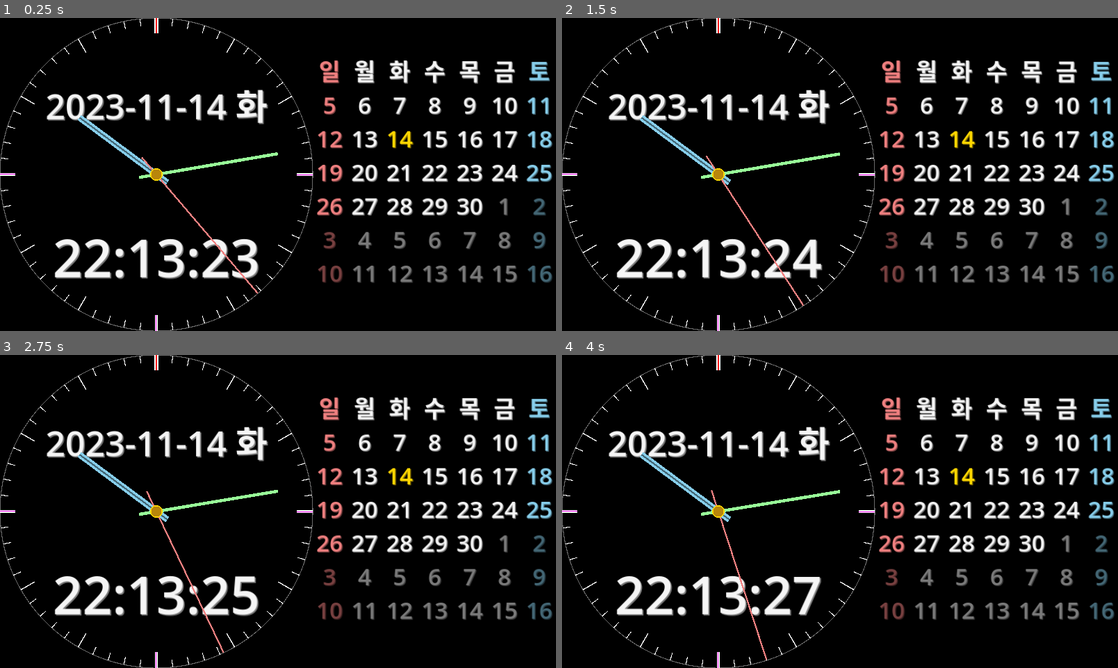
Above: before the commit, frames 1-4 (two rows, left to right).
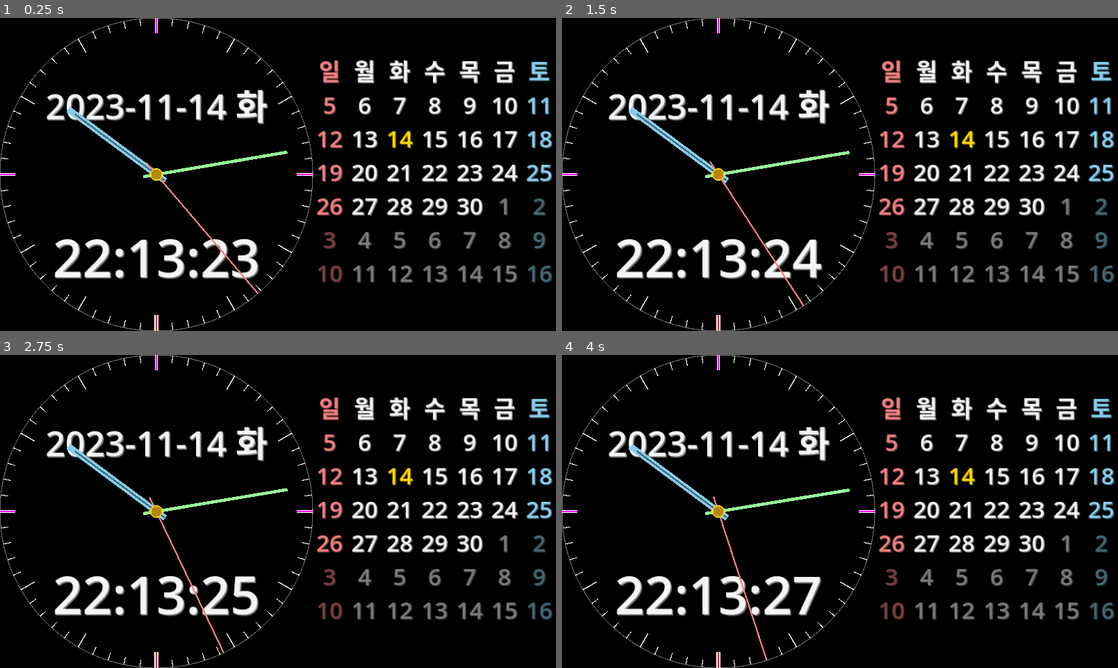
Above: after the commit, the same moments.

Repository: kasworld/gd4analogclockcal
Game: Godot game, scene res://main.tscn
The game is run twice, just before and just after one commit, with the same random seed, the same clock (stepped at 60 frames per second) and the same inputs.
Inputs:
- Up to frame 1 (0.25 s): no input
- Up to frame 2 (1.5 s): no input
- Up to frame 3 (2.75 s): no input
- Up to frame 4 (4 s): no input

The runs differ from the first frame. In frame 1, 0.2% of the frame differs, in the area x 0-57%, y 0-100%; in frame 2, 0.2%; in frame 3, 0.2%; in frame 4, 0.2%.

Commit message:
colorrect to line2d

Diff:
--- a/analog_clock.gd
+++ b/analog_clock.gd
@@ -2,10 +2,10 @@
 
 #var vp_size :Vector2
 var clock_R : float
-var HourHand :ColorRect
-var HourHand2 :ColorRect
-var MinuteHand :ColorRect
-var SecondHand :ColorRect
+var HourHand :Line2D
+var HourHand2 :Line2D
+var MinuteHand :Line2D
+var SecondHand :Line2D
 
 # Called when the node enters the scene tree for the first time.
 func _ready() -> void:
@@ -57,33 +57,21 @@
 	rtn.width = w
 	return rtn
 
-
-func new_clock_face2(co :Color, rad :float, w , h, y ) -> ColorRect:
-	var cr = ColorRect.new()
-	cr.color = co
-	cr.size = Vector2(w, h)
-	cr.position = Vector2(clock_R-w/2, y) - Vector2(clock_R,clock_R)
+func new_clock_face(co :Color, rad :float, w , h ) -> Line2D:
+	var cr = Line2D.new()
+	cr.default_color = co
+	cr.width = w
+	cr.add_point(Vector2(0,clock_R))
+	cr.add_point(Vector2(0,clock_R-h))
 	cr.rotation = rad
-	cr.pivot_offset = Vector2(w/2,clock_R-y)
 	return cr
 
-func new_clock_face(co :Color, rad :float, w , h ) -> ColorRect:
-	var cr = ColorRect.new()
-	cr.color = co
-	cr.size = Vector2(w, h)
-	cr.position = Vector2(clock_R-w/2, 0) - Vector2(clock_R,clock_R)
-	cr.rotation = rad
-	cr.pivot_offset = Vector2(w/2,clock_R)
-	return cr
-
-func clock_hand(dict :Dictionary) -> ColorRect:
-	var cr = ColorRect.new()
-	cr.color = dict.color
-	cr.anchors_preset = Control.PRESET_CENTER_BOTTOM
-	cr.size = Vector2(dict.width*clock_R, dict.height*clock_R)
-	cr.position = Vector2(-dict.width*clock_R/2, -dict.height*clock_R/8)
-	cr.rotation = 0
-	cr.pivot_offset = Vector2(dict.width*clock_R/2,dict.height*clock_R/8)
+func clock_hand(dict :Dictionary) -> Line2D:
+	var cr = Line2D.new()
+	cr.default_color = dict.color
+	cr.width = dict.width*clock_R
+	cr.add_point(Vector2(0,dict.height*clock_R))
+	cr.add_point(Vector2(0,-dict.height*clock_R/10))
 	return cr
 
 # Called every frame. 'delta' is the elapsed time since the previous frame.
--- a/global.gd
+++ b/global.gd
@@ -24,17 +24,17 @@
 	"hour2" : {
 		"color" :Color.SKY_BLUE.darkened(0.5),
 		"width" : 1.0/100,
-		"height" : 0.7,
+		"height" : 0.65,
 	},
 	"minute" : {
 		"color" :Color.PALE_GREEN,
 		"width" : 1.0/50,
-		"height" : 0.9,
+		"height" : 0.85,
 	},
 	"second" : {
 		"color" :Color.LIGHT_CORAL,
 		"width" : 1.0/100,
-		"height" : 1.14,
+		"height" : 1.0,
 	}
 }
 
